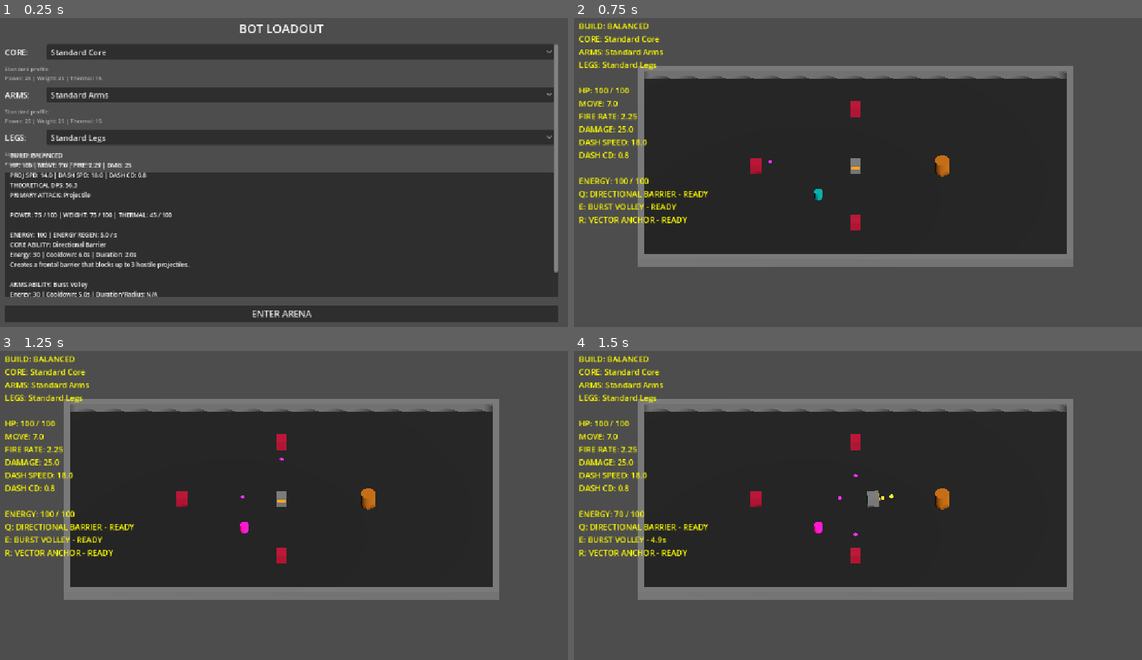
Above: before the commit, frames 1-4 (two rows, left to right).
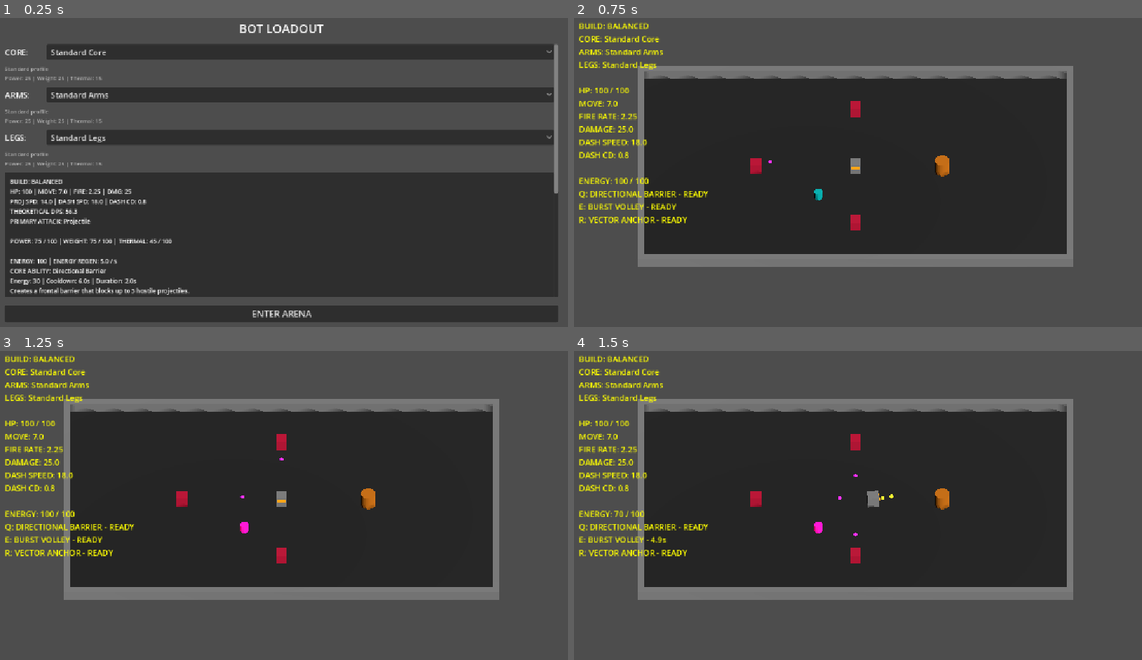
Above: after the commit, the same moments.

Repository: zwordup-sudo/BotArena
Game: Godot game, scene res://scenes/loadout_3d.tscn
Same seed, same stepped clock (60 frames per second), same inputs: the game is played once before the commit and once after it.
Inputs (mouse positions are in pixels of both pictures, inside the frame that each line leads up to):
- Up to frame 1 (0.25 s): no input
- Up to frame 2 (0.75 s): click "ENTER ARENA" at 0.5 s
- Up to frame 3 (1.25 s): no input
- Up to frame 4 (1.5 s): tap Enter at 1.25 s; move the mouse to (982, 486) at 1.27 s; hold D (move_right) from 1.28 s (still down); tap E (arms_ability) at 1.35 s; click (982, 486) at 1.42 s

The runs differ from the first frame. In frame 1, 4.7% of the frame differs, in the area x 1-99%, y 43-91%; in frame 2, nothing differs; in frame 3, nothing differs; in frame 4, nothing differs.

Commit message:
feat: add role affinity profiles and loadout coverage

Diff:
--- a/resources/parts/arms/assassin_test_arms.tres
+++ b/resources/parts/arms/assassin_test_arms.tres
@@ -23,3 +23,6 @@
 thermal_load = 15.0
 active_ability = ExtResource("1_ability")
 primary_attack = ExtResource("2_attack")
+tank_affinity = 0.0
+assassin_affinity = 2.0
+shooter_affinity = 0.0
--- a/resources/parts/arms/shooter_test_arms.tres
+++ b/resources/parts/arms/shooter_test_arms.tres
@@ -23,3 +23,6 @@
 thermal_load = 35.0
 active_ability = ExtResource("1_ability")
 primary_attack = ExtResource("2_attack")
+tank_affinity = 0.0
+assassin_affinity = 0.0
+shooter_affinity = 2.0
--- a/resources/parts/arms/tank_test_arms.tres
+++ b/resources/parts/arms/tank_test_arms.tres
@@ -23,3 +23,6 @@
 thermal_load = 15.0
 active_ability = ExtResource("1_ability")
 primary_attack = ExtResource("2_attack")
+tank_affinity = 2.0
+assassin_affinity = 0.0
+shooter_affinity = 0.0
--- a/resources/parts/core/assassin_test_core.tres
+++ b/resources/parts/core/assassin_test_core.tres
@@ -21,3 +21,6 @@
 weight_cost = 15.0
 thermal_load = 20.0
 active_ability = ExtResource("1_ability")
+tank_affinity = 0.0
+assassin_affinity = 2.0
+shooter_affinity = 0.0
--- a/resources/parts/core/shooter_test_core.tres
+++ b/resources/parts/core/shooter_test_core.tres
@@ -21,3 +21,6 @@
 weight_cost = 20.0
 thermal_load = 30.0
 active_ability = ExtResource("1_ability")
+tank_affinity = 0.0
+assassin_affinity = 0.0
+shooter_affinity = 2.0
--- a/resources/parts/core/tank_test_core.tres
+++ b/resources/parts/core/tank_test_core.tres
@@ -21,3 +21,6 @@
 weight_cost = 35.0
 thermal_load = 20.0
 active_ability = ExtResource("1_ability")
+tank_affinity = 2.0
+assassin_affinity = 0.0
+shooter_affinity = 0.0
--- a/resources/parts/legs/assassin_test_legs.tres
+++ b/resources/parts/legs/assassin_test_legs.tres
@@ -21,3 +21,6 @@
 weight_cost = 15.0
 thermal_load = 15.0
 active_ability = ExtResource("1_ability")
+tank_affinity = 0.0
+assassin_affinity = 2.0
+shooter_affinity = 0.0
--- a/resources/parts/legs/shooter_test_legs.tres
+++ b/resources/parts/legs/shooter_test_legs.tres
@@ -21,3 +21,6 @@
 weight_cost = 20.0
 thermal_load = 20.0
 active_ability = ExtResource("1_ability")
+tank_affinity = 0.0
+assassin_affinity = 0.0
+shooter_affinity = 2.0
--- a/resources/parts/legs/tank_test_legs.tres
+++ b/resources/parts/legs/tank_test_legs.tres
@@ -21,3 +21,6 @@
 weight_cost = 35.0
 thermal_load = 15.0
 active_ability = ExtResource("1_ability")
+tank_affinity = 2.0
+assassin_affinity = 0.0
+shooter_affinity = 0.0
--- a/scenes/loadout_3d.tscn
+++ b/scenes/loadout_3d.tscn
@@ -97,22 +97,20 @@
 theme_override_font_sizes/font_size = 11
 autowrap_mode = 2
 
-[node name="StatsPanel" type="Panel" parent="MarginContainer/VBoxContainer/ScrollContainer/ScrollContent"]
-custom_minimum_size = Vector2(0, 310)
+[node name="StatsPanel" type="PanelContainer" parent="MarginContainer/VBoxContainer/ScrollContainer/ScrollContent"]
 layout_mode = 2
 
-[node name="StatsLabel" type="Label" parent="MarginContainer/VBoxContainer/ScrollContainer/ScrollContent/StatsPanel"]
-layout_mode = 1
-anchors_preset = 15
-anchor_right = 1.0
-anchor_bottom = 1.0
-offset_left = 10.0
-offset_top = 10.0
-offset_right = -10.0
-offset_bottom = -10.0
-grow_horizontal = 2
-grow_vertical = 2
+[node name="MarginContainer" type="MarginContainer" parent="MarginContainer/VBoxContainer/ScrollContainer/ScrollContent/StatsPanel"]
+layout_mode = 2
+theme_override_constants/margin_left = 10
+theme_override_constants/margin_top = 10
+theme_override_constants/margin_right = 10
+theme_override_constants/margin_bottom = 10
+
+[node name="StatsLabel" type="Label" parent="MarginContainer/VBoxContainer/ScrollContainer/ScrollContent/StatsPanel/MarginContainer"]
+layout_mode = 2
 theme_override_font_sizes/font_size = 12
+autowrap_mode = 2
 text = "Stats preview..."
 
 [node name="EnterButton" type="Button" parent="MarginContainer/VBoxContainer"]
--- /dev/null
+++ b/scripts/data/bot_role_calculator.gd
@@ -0,0 +1,52 @@
+class_name BotRoleCalculator
+extends RefCounted
+
+class Profile extends RefCounted:
+	var tank_score: float = 0.0
+	var assassin_score: float = 0.0
+	var shooter_score: float = 0.0
+
+	var tank_percentage: float = 0.0
+	var assassin_percentage: float = 0.0
+	var shooter_percentage: float = 0.0
+
+	var total_affinity: float = 0.0
+	var coverage_percentage: float = 0.0
+	var affinity_part_count: int = 0
+	var equipped_part_count: int = 0
+	var is_partial: bool = false
+
+static func calculate(build: Resource) -> Profile:
+	var profile = Profile.new()
+	if not build:
+		return profile
+
+	var parts = [build.core, build.arms, build.legs]
+	for part in parts:
+		if part:
+			profile.equipped_part_count += 1
+
+			var t_aff = part.get("tank_affinity") if part.get("tank_affinity") != null else 0.0
+			var a_aff = part.get("assassin_affinity") if part.get("assassin_affinity") != null else 0.0
+			var s_aff = part.get("shooter_affinity") if part.get("shooter_affinity") != null else 0.0
+
+			profile.tank_score += t_aff
+			profile.assassin_score += a_aff
+			profile.shooter_score += s_aff
+
+			if t_aff > 0.0 or a_aff > 0.0 or s_aff > 0.0:
+				profile.affinity_part_count += 1
+
+	profile.total_affinity = profile.tank_score + profile.assassin_score + profile.shooter_score
+
+	if profile.total_affinity > 0.0:
+		profile.tank_percentage = (profile.tank_score / profile.total_affinity) * 100.0
+		profile.assassin_percentage = (profile.assassin_score / profile.total_affinity) * 100.0
+		profile.shooter_percentage = (profile.shooter_score / profile.total_affinity) * 100.0
+
+	if profile.equipped_part_count > 0:
+		profile.coverage_percentage = (float(profile.affinity_part_count) / float(profile.equipped_part_count)) * 100.0
+
+	profile.is_partial = profile.affinity_part_count < profile.equipped_part_count and profile.total_affinity > 0.0
+
+	return profile
--- a/scripts/data/part_data.gd
+++ b/scripts/data/part_data.gd
@@ -28,3 +28,8 @@
 
 # Primary Attack (Arms only)
 @export var primary_attack: Resource
+
+# Role Affinity fields (descriptive build profile)
+@export var tank_affinity: float = 0.0
+@export var assassin_affinity: float = 0.0
+@export var shooter_affinity: float = 0.0
--- a/scripts/loadout_3d.gd
+++ b/scripts/loadout_3d.gd
@@ -33,7 +33,7 @@
 @onready var arms_desc: Label = $MarginContainer/VBoxContainer/ScrollContainer/ScrollContent/ArmsDesc
 @onready var legs_selector: OptionButton = $MarginContainer/VBoxContainer/ScrollContainer/ScrollContent/LegsContainer/LegsSelector
 @onready var legs_desc: Label = $MarginContainer/VBoxContainer/ScrollContainer/ScrollContent/LegsDesc
-@onready var stats_label: Label = $MarginContainer/VBoxContainer/ScrollContainer/ScrollContent/StatsPanel/StatsLabel
+@onready var stats_label: Label = $MarginContainer/VBoxContainer/ScrollContainer/ScrollContent/StatsPanel/MarginContainer/StatsLabel
 @onready var enter_button: Button = $MarginContainer/VBoxContainer/EnterButton
 
 var current_build: Resource
@@ -243,6 +243,20 @@
 			"Energy: " + str(int(ab.energy_cost)) + " | Cooldown: " + str(ab.cooldown) + "s | Duration/Window: " + dur_str + "\n" + \
 			ab.description
 
+	# Calculate Role Profile
+	var profile = load("res://scripts/data/bot_role_calculator.gd").calculate(current_build)
+	var coverage_str = "Coverage:\n%d%%" % int(profile.coverage_percentage)
+	if profile.is_partial:
+		coverage_str += "\n\nPARTIAL PROFILE"
+
+	var role_profile_txt = (
+		"ROLE PROFILE\n\n" +
+		"Tank       %3d%%\n" % int(profile.tank_percentage) +
+		"Assassin   %3d%%\n" % int(profile.assassin_percentage) +
+		"Shooter    %3d%%\n\n" % int(profile.shooter_percentage) +
+		coverage_str
+	)
+
 	stats_label.text = (
 		"BUILD: " + build_name + stress_txt + "\n" +
 		"HP: " + str(int(calc.max_health)) + " | MOVE: " + str(snapped(calc.movement_speed, 0.1)) + " | FIRE: " + str(snapped(calc.fire_rate, 0.01)) + " | DMG: " + str(int(calc.projectile_damage)) + "\n" +
@@ -253,7 +267,8 @@
 		"ENERGY: 100 | ENERGY REGEN: 5.0 / s\n" +
 		ability_txt + "\n\n" +
 		arms_txt + "\n\n" +
-		legs_txt
+		legs_txt + "\n\n========================================\n" +
+		role_profile_txt
 	)
 
 func _on_enter_pressed() -> void:
Not shown, added: scripts/data/bot_role_calculator.gd.uid
Not shown, added: docs/role_affinity_protocol_design.md
